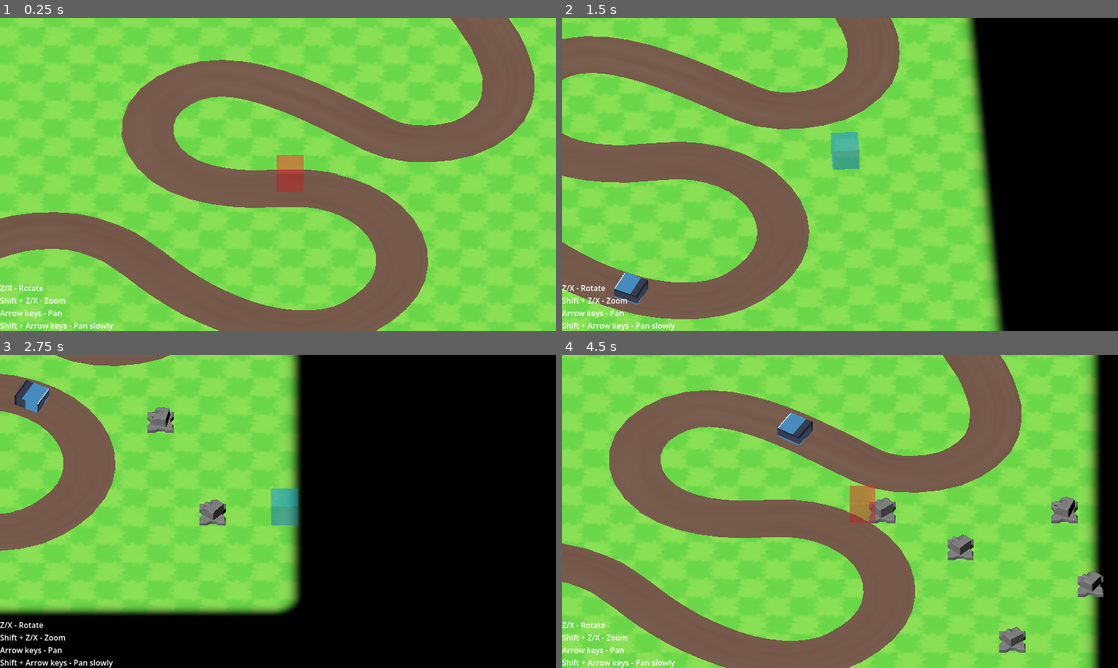
Above: before the commit, frames 1-4 (two rows, left to right).
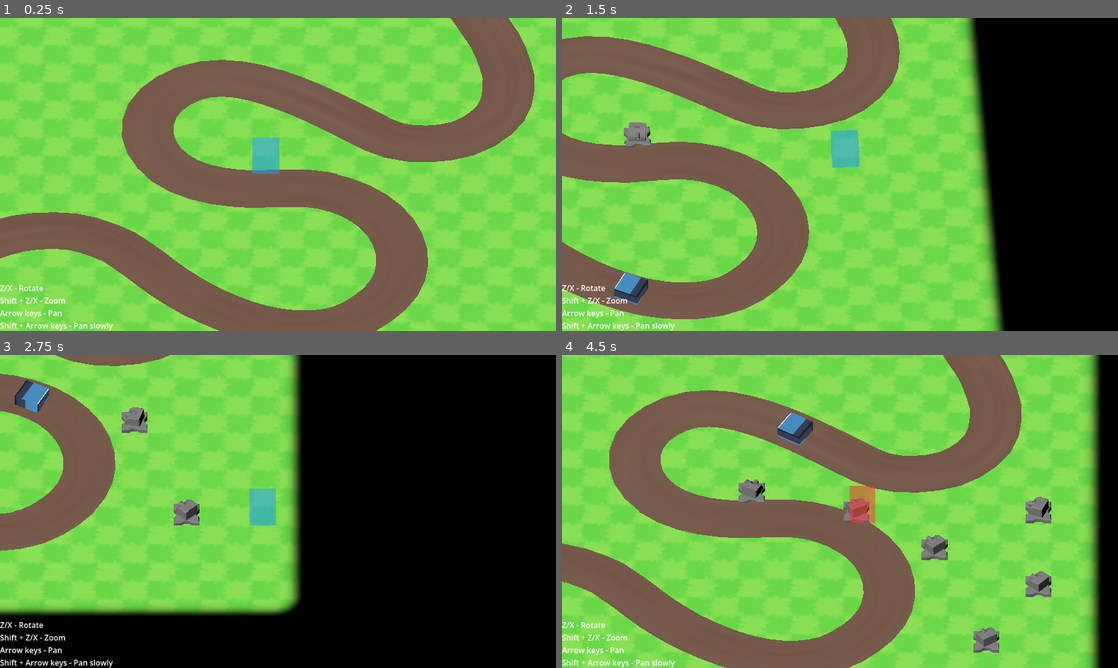
Above: after the commit, the same moments.

Repository: dairycultist/furry-roguelike-platformer
Game: Godot game, scene res://scene.tscn
Two runs of this game, one before a commit and one after it. Both use one fixed random seed, a clock stepped at 60 frames per second and the inputs below. The engine's default icon, where the game draws it, is replaced by a stand-in: a white triangle on a blue panel in a dark square.
Inputs:
- Up to frame 1 (0.25 s): no input
- Up to frame 2 (1.5 s): hold Right (pan_right) 0.53-1.28 s; tap Space (use_tool) at 0.6 s; hold Down (pan_down) from 1.28 s (still down); tap X (camalt_negative) at 1.35 s
- Up to frame 3 (2.75 s): tap Space (use_tool) at 1.55, 2.3 s; release Down (pan_down) at 2.03 s; hold Right (pan_right) from 2.03 s (still down); tap Z (camalt_positive) at 2.1 s
- Up to frame 4 (4.5 s): release Right (pan_right) at 2.78 s; hold Up (pan_up) 2.78-3.53 s; tap Shift (modify_action) at 2.85 s; tap Space (use_tool) at 3.05, 3.6, 4.35 s; hold Left (pan_left) from 3.53 s (still down)

The runs differ from the first frame. In frame 1, 1.1% of the frame differs, in the area x 45-55%, y 38-56%; in frame 2, 0.6%; in frame 3, 2.3%; in frame 4, 3.6%, in the area x 31-98%, y 39-96%.

Commit message:
Ensure cursor always stays on the central-most tile

Diff:
--- a/player.gd
+++ b/player.gd
@@ -49,7 +49,7 @@
 	$Cursor.global_position -= global_position - prev_position;
 
 	# selection
-	var selected_pos : Vector3i = Vector3i(global_position);
+	var selected_pos : Vector3i = Vector3i(global_position.ceil()) - Vector3i(1, 0, 1);
 	var pos_invalid : bool = grid.get_cell_item(selected_pos) >= 0;
 
 	$Cursor/Mesh.get_surface_override_material(0).albedo_color = Color(1.0, 0.2, 0.2, 0.5) if pos_invalid else Color(0.1, 0.6, 1.0, 0.5);
@@ -62,4 +62,4 @@
 
 		grid.add_child(turret);
 		turret.enemy_path = enemy_path;
-		turret.global_position = Vector3(selected_pos.x + 0.5, 0.0, selected_pos.z + 0.5);
+		turret.global_position = Vector3(selected_pos.x - 0.5, 0.0, selected_pos.z + 0.5);
--- a/scene.tscn
+++ b/scene.tscn
@@ -55,6 +55,7 @@
 
 [sub_resource type="StandardMaterial3D" id="StandardMaterial3D_u3cyc"]
 transparency = 4
+shading_mode = 0
 albedo_color = Color(0, 0.5647059, 0.90588236, 0.2784314)
 
 [sub_resource type="Curve3D" id="Curve3D_y2354"]
